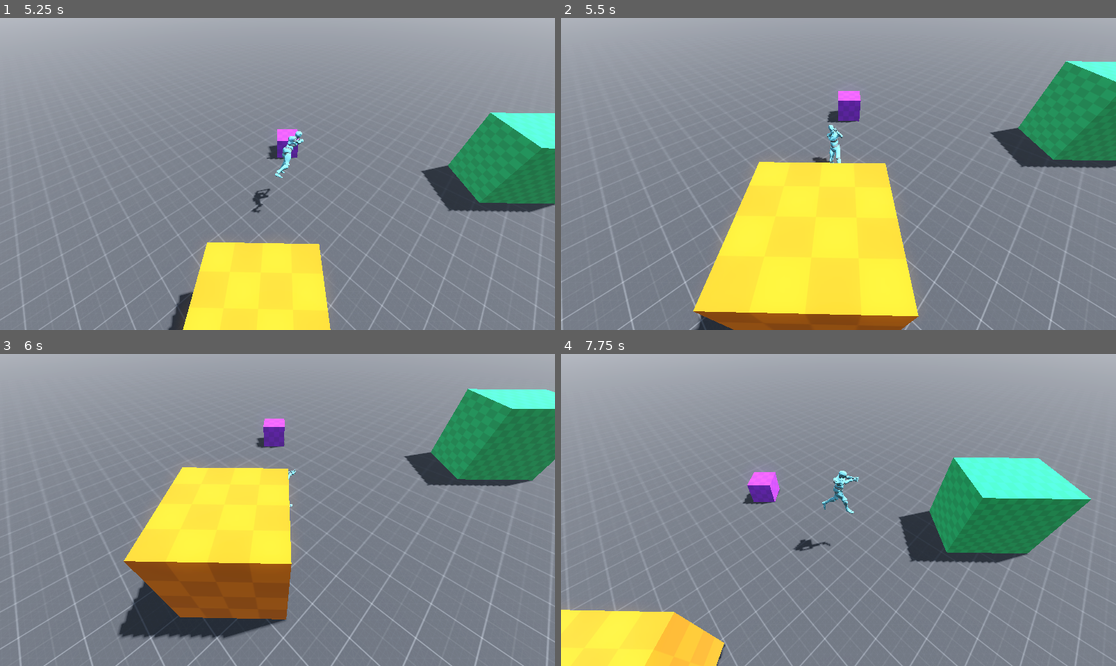
Above: before the commit, frames 1-4 (two rows, left to right).
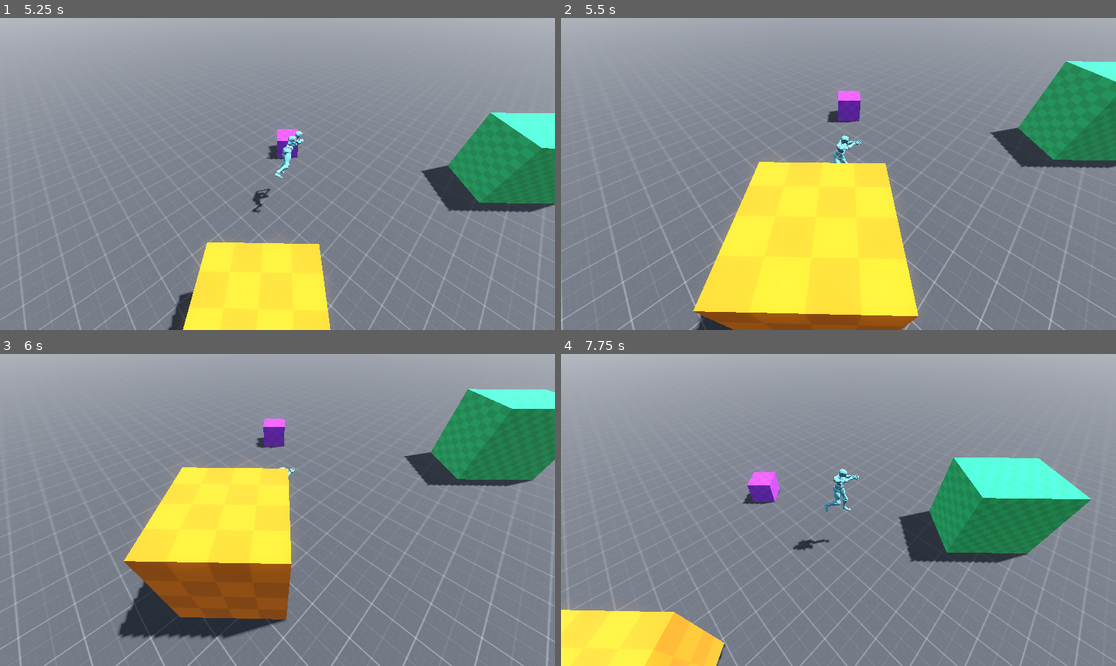
Above: after the commit, the same moments.

Repository: Aegistus/Joes-Jungle
Game: Godot game, scene res://scenes/main.tscn
The game is run twice, just before and just after one commit, with the same random seed, the same clock (stepped at 60 frames per second) and the same inputs.
Inputs (mouse positions are in pixels of both pictures, inside the frame that each line leads up to):
- Up to frame 1 (5.25 s): tap Enter (ui_accept) at 0.5, 0.77, 1.52, 3.02, 3.77, 4.52 s; move the mouse to (399, 158) at 0.52 s; hold D (move_right) 0.53-1.28 s; right-click (399, 158) at 0.6 s; move the mouse to (166, 189) at 1.27 s; hold S (move_backward) 1.28-2.03 s; right-click (166, 189) at 1.35 s; move the mouse to (333, 105) at 2.02 s; hold D (move_right) 2.03-2.78 s; right-click (333, 105) at 2.1 s; move the mouse to (249, 236) at 2.77 s; hold W (move_forward) 2.78-3.53 s; right-click (249, 236) at 2.85 s; move the mouse to (444, 220) at 3.52 s; hold A (move_left) 3.53-5.03 s; right-click (444, 220) at 3.6 s; move the mouse to (111, 127) at 4.27 s; right-click (111, 127) at 4.35 s; move the mouse to (305, 174) at 5.02 s; hold S (move_backward) from 5.03 s (still down); right-click (305, 174) at 5.1 s
- Up to frame 2 (5.5 s): keep holding S (move_backward)
- Up to frame 3 (6 s): move the mouse to (194, 432) at 5.77 s; release S (move_backward) at 5.78 s; hold D (move_right) from 5.78 s (still down); right-click (194, 432) at 5.85 s
- Up to frame 4 (7.75 s): tap Enter (ui_accept) at 6.02, 6.77, 7.52 s; move the mouse to (960, 494) at 6.52 s; release D (move_right) at 6.53 s; hold W (move_forward) 6.53-7.28 s; right-click (960, 494) at 6.6 s; move the mouse to (727, 525) at 7.27 s; hold D (move_right) from 7.28 s (still down); right-click (727, 525) at 7.35 s

Frame 1 is identical in both runs. In frame 2, 0.4% of the frame differs, in the area x 45-55%, y 34-47%; in frame 3, less than 0.1%; in frame 4, 0.4%.

Commit message:
Fix Player Aim Being Bugged On Obstacles

Diff:
--- a/project.godot
+++ b/project.godot
@@ -46,3 +46,7 @@
 "events": [Object(InputEventMouseButton,"resource_local_to_scene":false,"resource_name":"","device":-1,"window_id":0,"a …(253 unchanged characters)…
 ]
 }
+
+[layer_names]
+
+3d_physics/layer_2="Ground"
--- a/scenes/main.tscn
+++ b/scenes/main.tscn
@@ -53,22 +53,27 @@
 transform = Transform3D(1, 0, 0, 0, 1, 0, 0, 0, 1, 0, -0.6, 0)
 material_override = SubResource("StandardMaterial3D_gvvsr")
 use_collision = true
+collision_layer = 2
+collision_mask = 3
 size = Vector3(1000, 1, 1000)
 
 [node name="box" type="CSGBox3D" parent="map"]
 transform = Transform3D(0.693829, 0, -0.72014, 0, 1, 0, 0.72014, 0, 0.693829, -1.5, 0.4, -2.1)
 material_override = SubResource("StandardMaterial3D_e4g1w")
 use_collision = true
+collision_mask = 3
 
 [node name="box2" type="CSGBox3D" parent="map"]
 transform = Transform3D(1.00883, 0, -0.72014, 0, 0.919, 0, 1.04708, 0, 0.693829, 6.47779, 1.24798, -6.95496)
 material_override = SubResource("StandardMaterial3D_46he0")
 use_collision = true
+collision_mask = 3
 size = Vector3(1.5, 3, 3)
 
 [node name="box3" type="CSGBox3D" parent="map"]
 transform = Transform3D(1.64571, 0, -1.70812, 0, 2.37193, 0, 1.70812, 0, 1.64571, 3.13258, 1.16952, 3.67777)
 material_override = SubResource("StandardMaterial3D_co3kn")
 use_collision = true
+collision_mask = 3
 
 [node name="Player" parent="." instance=ExtResource("5_n4bl5")]
--- a/scenes/player.tscn
+++ b/scenes/player.tscn
@@ -47,6 +47,7 @@
 node_connections = [&"output", 0, &"WalkSpeed"]
 
 [node name="Player" type="CharacterBody3D" node_paths=PackedStringArray("directional_reference", "player_model", "animation_player")]
+collision_mask = 3
 script = ExtResource("1_51t2t")
 turn_rate = 10.0
 directional_reference = NodePath("CameraMount/Camera3D/Directional_Reference")
--- a/scripts/aiming_state.gd
+++ b/scripts/aiming_state.gd
@@ -7,13 +7,14 @@
 
 var ray_origin = Vector3()
 var ray_end = Vector3()
+var GROUND_MASK = 0x2
 
 func process_state_physics(delta):
 	var space_state = target.get_world_3d().direct_space_state
 	var mouse_pos = get_viewport().get_mouse_position()
 	ray_origin = camera.project_ray_origin(mouse_pos)
 	ray_end = ray_origin + camera.project_ray_normal(mouse_pos) * 2000
-	var query = PhysicsRayQueryParameters3D.create(ray_origin, ray_end)
+	var query = PhysicsRayQueryParameters3D.create(ray_origin, ray_end, GROUND_MASK)
 	var intersection = space_state.intersect_ray(query)
 	if not intersection.is_empty():
 		var pos = intersection.position
